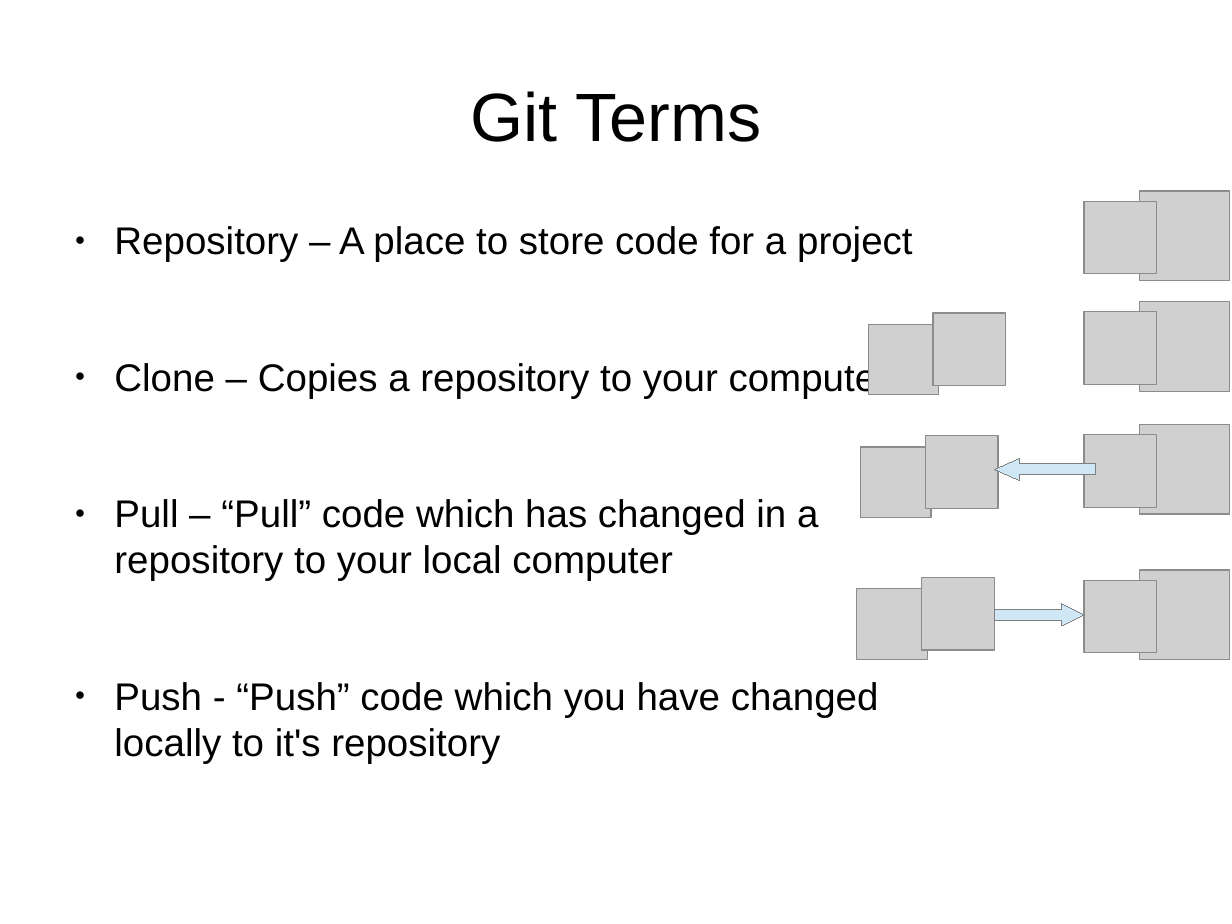
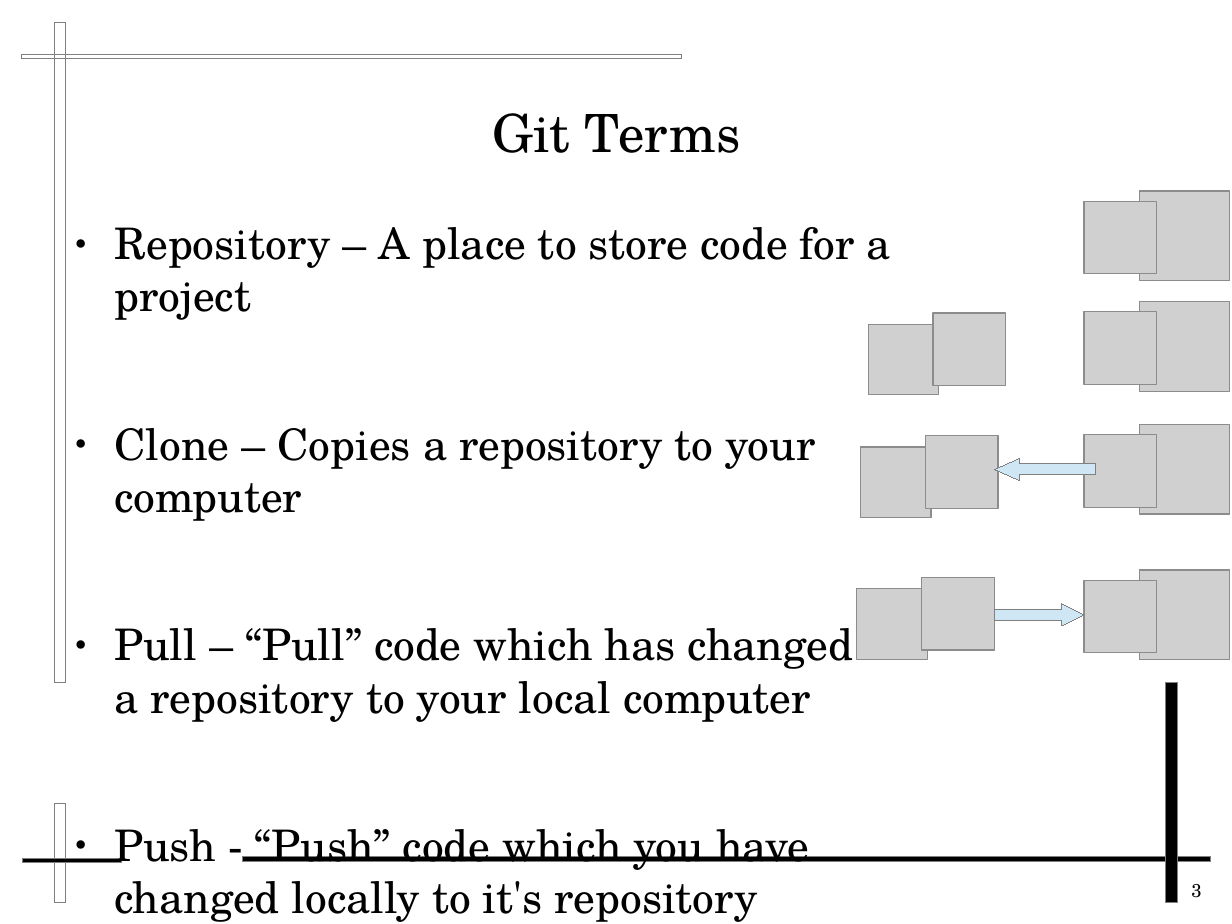
Before and after one commit to FredXCoders/HelloDojo, a slide deck: slide 3 of lessons/Java Classes and Variables.odp. Drawn at 1232x924 pixels with LibreOffice and Linux fonts; fonts in the diff are those of the drawing; grey boxes stand for pictures. Boxes give left, top, right and bottom in pixels: in the first picture for what was removed or moved away, otherwise in the second. Text is boxed around its words. In the diff, an @@ line names an element or a change of style, - is before the commit and + after.

```diff
--- a/lessons/Java Classes and Variables.odp
+++ b/lessons/Java Classes and Variables.odp
@@ rectangle added at <box>55,22,67,683</box>, outline #808080 0 pt @@
@@ rectangle added at <box>22,54,683,58</box>, outline #808080 0 pt @@
@@ title "Git Terms": place and size @@
-title "Git Terms" at <box>470,91,761,142</box>
+title "Git Terms" at <box>492,113,741,153</box>
@@ title "Git Terms" at <box>492,113,741,153</box>: size 44 to 33.9 pt, font Arial to TeX Gyre Schola @@
@@ text "Repository – A place to ..." at <box>114,227,905,922</box>: size 24.8 to 28 pt, font Arial to TeX Gyre Schola @@
@@ rectangle added at <box>1166,683,1178,903</box>, fill #000000, outline #808080 0 pt @@
@@ rectangle added at <box>54,804,66,903</box>, outline #808080 0 pt @@
@@ rectangle added at <box>22,859,122,863</box>, fill #000000, outline #808080 0 pt @@
@@ rectangle added at <box>243,856,1211,861</box>, fill #000000, outline #808080 0 pt @@
@@ page number added at <box>1191,884,1201,898</box>, 12 pt, text #000000 @@
+3
```
Also in this commit, not shown: 9 other slides changed, 1 other file.
